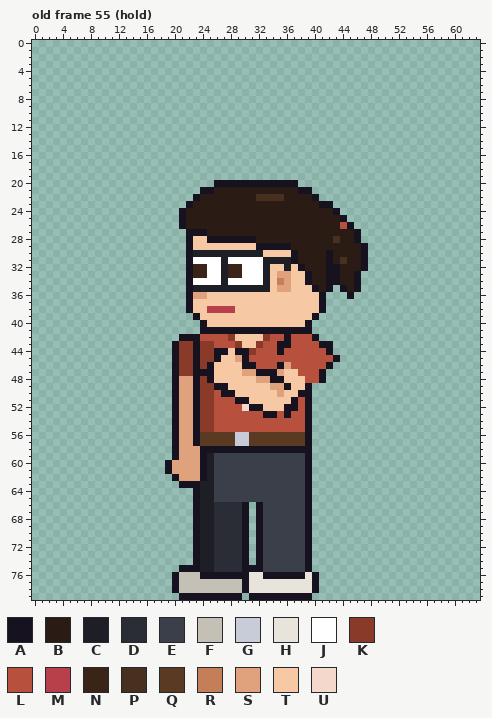
One commit to this pixel-art file: sprites/clients/client_designer_b_left_anim.aseprite. This is how it looked before the edit.
64x80 pixels, 123 frames. Colours within 5 levels of each other are drawn and written as one. Shown: old frame 55 (hold). The commit also changed other frames, which this record leaves out.
Visible layers, top first: "Arm Top", "Glasses", "Hair", "Face", "Watch", "Near Arm", "Collar", "Belt", "Shirt", "Body", "Back Arm", "Pants", "Shoes".
Palette (. is transparent): A #17121f  B #2a1c14  C #1e1e26  D #2a2d36  E #3a3f4a  F #c4c0b6  G #c8ccd8  H #e8e4dc  J #ffffff  K #8a3a28  L #b8503e  M #b8404a  N #3a2418  P #47301f  Q #5a3a22  R #c47e58  S #e0a27c  T #f6c9a4  U #f4d8cc
Pixels before, old frame 55 (hold) (only the part around the change), first column x 1:
12 .............................................................
13 .............................................................
14 .............................................................
15 .............................................................
16 .............................................................
17 .............................................................
18 .............................................................
19 .............................................................
20 .........................AAAAAAAAAAAA........................
21 .......................AABBBBBBBBBBBBAA......................
22 ......................ABBBBBBBBPPPPBBBBA.....................
23 .....................ABBBBBBBBBBBBBBBBBBAA...................
24 ....................ABBBBBBBBBBBBBBBBBBBBBA..................
25 ....................ABBBBBBBBBBBBBBBBBBBBBBA.................
26 ....................ABBBBBBBBBBBBBBBBBBBBBBLA................
27 .....................AAABBBBBBBBBBBBBBBBBBBBBA...............
28 .....................ATTAAAAAAABBBBBBBBBBBPBBA...............
29 .....................ATTTTTTTTTAAAAABBBBBBBBBBA..............
30 .....................ACCCCCCCCCCTTTTABBBBABBBBA..............
31 .....................AJJJJCJJJJJCCCCABBBBABPBBA..............
32 .....................ANNJJCNNJJJCTTCTABBBAABBBA..............
33 .....................ANNJJCNNJJJCTSSTTABBAABBA...............
34 .....................AJJJJCJJJJJCTRSTTABBAABBA...............
35 .....................ACCCCCCCCCCCTSSTTTABA.ABA...............
36 .....................ASSTTTTTTTTTTTTTTTTA...A................
37 .....................ATTTTTTTTTTTTTTTTTTA....................
38 .....................ATTMMMMTTTTTTTTTTTTA....................
39 ......................ATTTTTTTTTTTTTTTTA.....................
40 .......................ATTTTTTTTTTTTTTA......................
41 .......................AAAAAAAAAAAAAAAA......................
42 ....................AAALLLLKTTTTKLLALLLA.....................
43 ...................AKKAKKLLLKTTKLLAALLLLAA...................
44 ...................AKKAKKAATAAKLLLALLLLLLA...................
45 ...................AKKAKKATTSALLLLLLLLLLLLA..................
46 ...................AKKAKATTTTAALLLASLLLLLA...................
47 ...................AKKAAATTTTSSAAASTTLLLA....................
48 ...................ASSAKATTTTTTSSAATTTLLA....................
49 ...................ASSAKKAATTTTTTSSATTA......................
50 ...................ASSAKKLAATTTTTTSTTAA......................
51 ...................ASSAKKLLLAATTTTTTALA......................
52 ...................ASSAKKLLLLUAATTTAALA......................
53 ...................ASSAKKLLLLLLLAALALLA......................
54 ...................ASSAKKLLLLLLLLLLLLLA......................
55 ...................ASSAKKLLLLLLLLLLLLLA......................
56 ...................ASSAQQQQQGGQQQQQQQQA......................
57 ...................ASSAQQQQQGGQQQQQQQQA......................
58 ...................ASSSAAAAAAAAAAAAAAAA......................
59 ...................ASSSACEEEEEEEEEEEEEA......................
60 ..................ASSSSACEEEEEEEEEEEEEA......................
61 ..................ASSSSACEEEEEEEEEEEEEA......................
62 ...................ASSSACEEEEEEEEEEEEEA......................
63 ....................AAACCEEEEEEEEEEEEEA......................
64 ......................ACCEEEEEEEEEEEEEA......................
65 ......................ACCEEEEEEEEEEEEEA......................
66 ......................ACCDDDDA.AEEEEEEA......................
67 ......................ACCDDDDA.AEEEEEEA......................
68 ......................ACCDDDDA.AEEEEEEA......................
69 ......................ACCDDDDA.AEEEEEEA......................
70 ......................ACCDDDDA.AEEEEEEA......................
71 ......................ACCDDDDA.AEEEEEEA......................
72 ......................ACCDDDDA.AEEEEEEA......................
73 ......................ACCDDDDA.AEEEEEEA......................
74 ......................ACCDDDDA.AEEEEEEA......................
75 ....................AAACCDDDDAAAEEEEEEA......................
76 ...................AFFFAAAAAAAHHAAAAAAHA.....................
77 ...................AFFFFFFFFFAHHHHHHHHHA.....................
After:
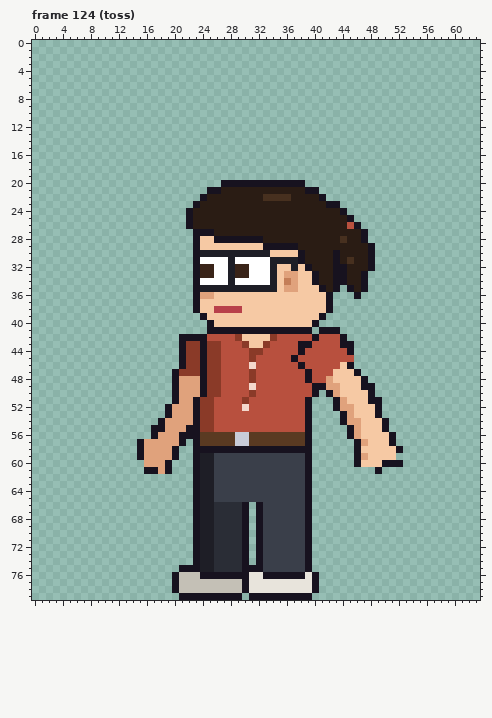
A new or re-ordered frame is compared with the old frame closest to it.
Change:
frames 123 -> 129
Changed rows in their new state; - is an unchanged pixel.
Frame 124 (toss) is new; against old frame 55 (hold):
first column x 15:
20 -----------.-----------A--------------
21 ---------.-A-----------B-A------------
22 --------.A-------B---P---BA-----------
23 -------.A-----------------B-A---------
24 ------.A--------------------BA--------
25 ------.A---------------------BA-------
26 ------.A---------------------BLA------
27 -------.--A--------------------BA-----
28 -------.A-T------A----------BP-BA-----
29 -------.A--------T----A---------BA----
30 -------.A---------C---TA---BA---BA----
31 -------.A---JC----J---CA---BABP-BA----
32 -------.A-N-JC-N--JC-TCTA--B-A--BA----
33 -------.A-N-JC-N--JCT-S-TA-B-A-BA-----
34 -------.A---JC----JCTRS-TA-B-A-BA-----
35 -------.A----------CT-S--TABA.ABA-----
36 -------.A-S---------------TA--.A------
37 -------.A-----------------TA----------
38 -------.A-T---M-----------TA----------
39 --------.A---------------TA-----------
40 ---------.A-------------TA------------
41 ---------.----------------AAA---------
42 ---------A---LK---TK-L----LLLA--------
43 -----.A-KA-K--LK-TK-LL-AA-LLLAA-------
44 -----.A-KA-KLLLL-K--L--A---LLLA-------
45 -----.A-KA-KLLLLK-----A-----LLL-------
46 -----.A-KAKKLLLLU---LL-A---LLTA-------
47 --------K-KKLLLLKLLLLLL-A-LLTTTA------
48 --------SAKKLLLLKLLLLLLLA-LSTTTTA-----
49 --------SA-KLLLLULLLLLLLLAASSTTTAA----
50 --------SA-KLLLLKLLLLLLLLA-ASTTTTA----
51 --------------LKLLLLLLL-----ASTTTAA---
52 ----AS----------LLLLLLL-----ASSTTTA---
53 ----AS------------LL-L-------ASTTTA---
54 ---ASS-----------------------ASSTTTA--
55 --AASS-A----------------------ASTTTA--
56 --ASSSAA----------------------ASTTTTA-
57 ASSSSSA.-----------------------ASTTTA-
58 ASSSS-..A----------------------ATTTTTA
59 ASSSS-..AC---------------------ASTTTT-
60 -SSS-...AC---------------------ATTTAAA
61 -AAS-...AC------------------------A---
62 -----...AC----------------------------
63 ------..------------------------------
Pixel boxes of the changes (left, top, right, bottom) in both pictures:
changed: (137, 180, 403, 488)
